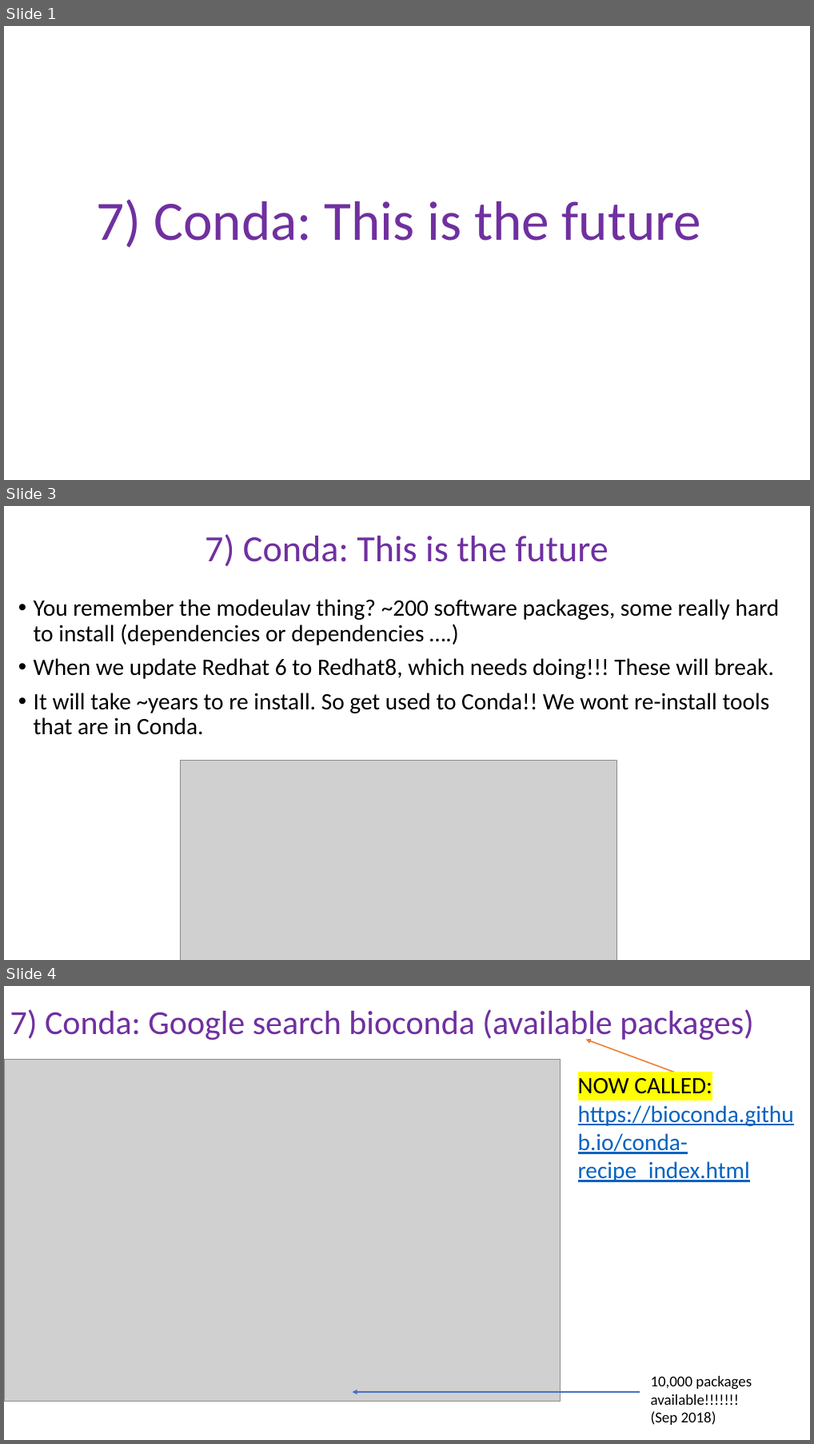
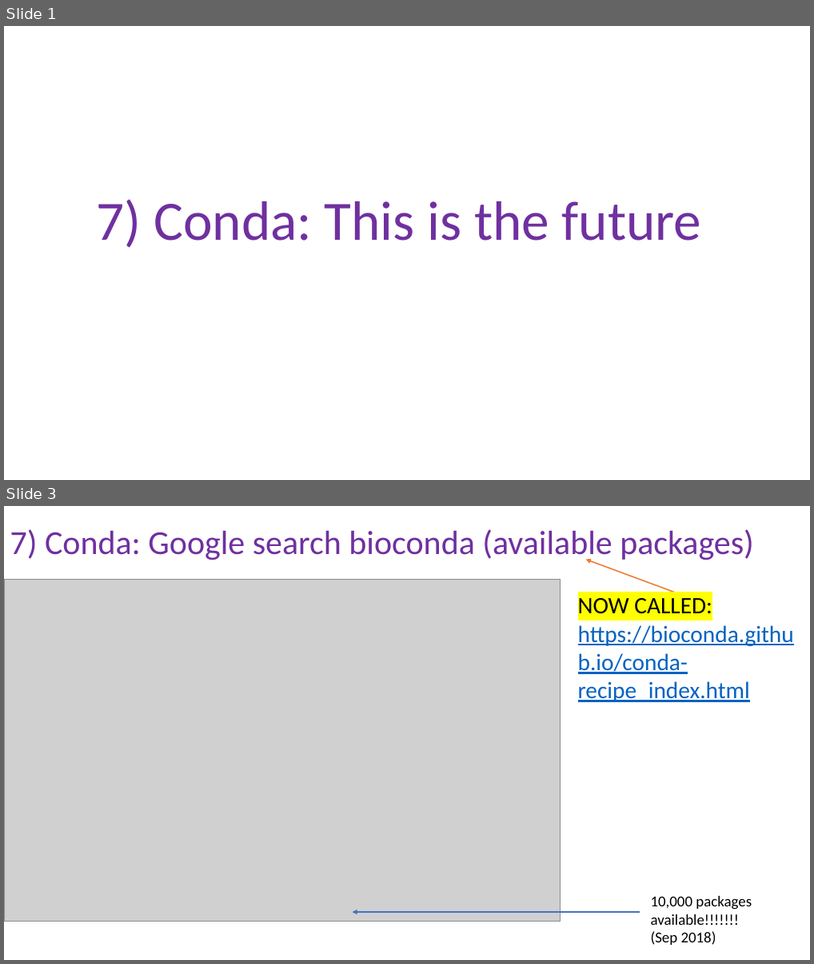
Before and after one commit to peterthorpe5/Msc_Digital_Health, a slide deck: powerpoint/7_Conda.pptx. Shown one above the other, each under a label of ours: slides 1, 3 and 4 before the commit, slides 1 and 3 after it; the slides between them are not shown. The pictures are 814x1444 and 814x964 pixels, drawn with LibreOffice and Linux fonts; fonts in the diff are those of the drawing; grey boxes stand for pictures. Boxes give left, top, right and bottom in pixels: in the first picture for what was removed or moved away, otherwise in the second. Text is boxed around its words. In the diff, an @@ line names an element or a change of style, - is before the commit and + after.

```diff
--- a/powerpoint/7_Conda.pptx
+++ b/powerpoint/7_Conda.pptx
@@ slide 3 removed at <box>4,506,810,960</box>, background #FFFFFF @@
@@ title removed at <box>205,534,609,566</box> @@
-7) Conda: This is the future
@@ text removed at <box>34,599,780,735</box> @@
-• You remember the modeulav thing? ~200 software packages, some really hard to install (dependencies or dependencies ….)
-• When we update Redhat 6 to Redhat8, which needs doing!!! These will break.
-• It will take ~years to re install. So get used to Conda!! We wont re-install tools that are in Conda.
@@ picture removed at <box>181,760,618,960</box> @@
@@ what was slide 4 is now slide 3 @@
```
Also in this commit, not shown: 1 slide changed, 1 slide added, 5 other files.
